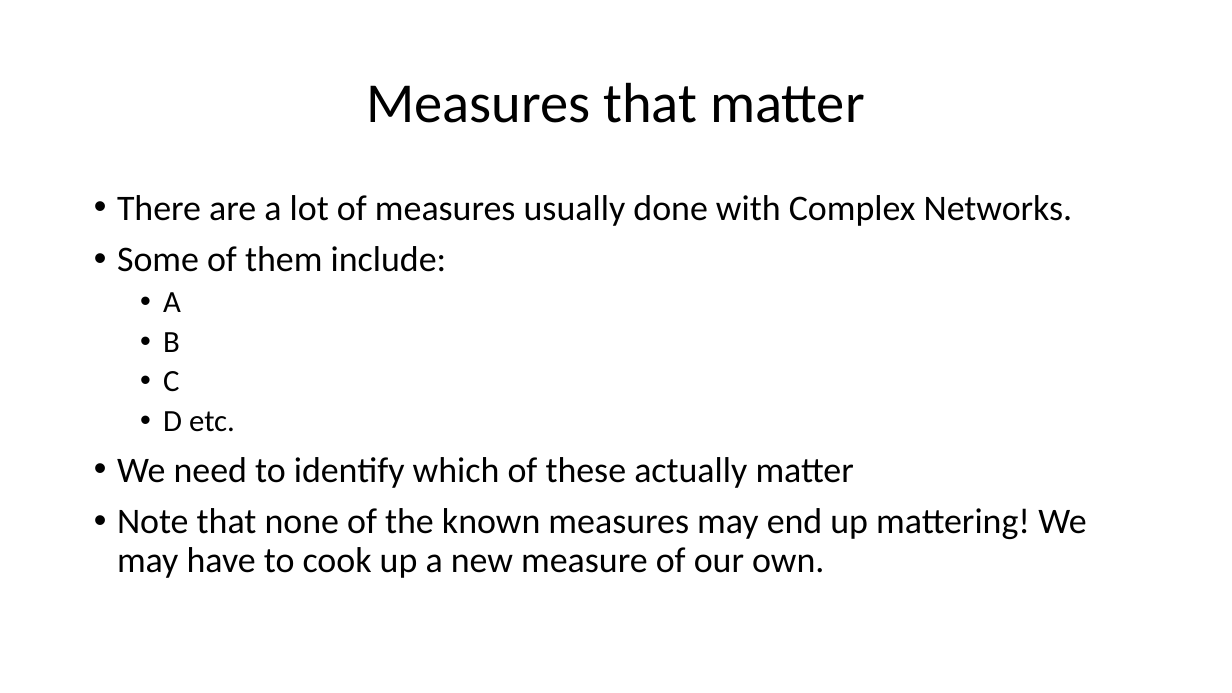
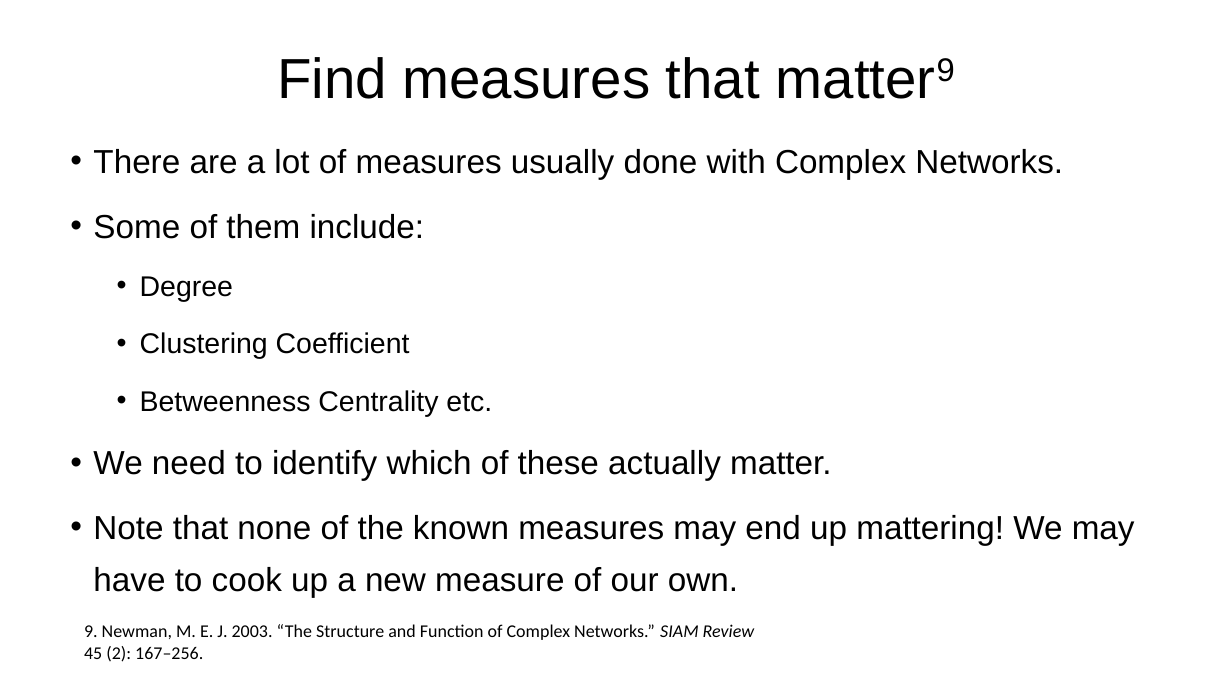
Before and after one commit to VenkiPhy6/seminar-thirdsem, a slide deck: slide 17 of A Primer to Complex Diseases.pptx. Drawn at 1232x693 pixels with LibreOffice and Linux fonts; fonts in the diff are those of the drawing. Boxes give left, top, right and bottom in pixels: in the first picture for what was removed or moved away, otherwise in the second. Text is boxed around its words. In the diff, an @@ line names an element or a change of style, - is before the commit and + after.

```diff
--- a/A Primer to Complex Diseases.pptx
+++ b/A Primer to Complex Diseases.pptx
@@ title at box(277, 57, 760, 99): text changed; font Calibri to Arial @@
-Measures that matter
+Find measures that matter9
@@ text "There are a lot of ...": place and size @@
-text "There are a lot of ..." at box(117, 195, 1086, 578)
+text "There are a lot of ..." at box(93, 149, 1135, 597)
@@ text at box(93, 149, 1135, 597): size 28 to 25.9 pt, font Calibri to Arial in "There are a lot of measures usually ...", "Some of them include:", "Note that none of the known measures ..."; line spacing 0.9 to 1.3 @@
@@ text at box(93, 276, 832, 481): text changed; size 28 to 22.2 pt; font Calibri to Arial @@
-  • A
-  • B
-  • C
-  • D etc.
-• We need to identify which of these actually matter
+  • Degree
+  • Clustering Coefficient
+  • Betweenness Centrality etc.
+• We need to identify which of these actually matter.
@@ text added at box(84, 624, 754, 662), 14 pt, text #000000 @@
+9. Newman, M. E. J. 2003. “The Structure and Function of Complex Networks.” SIAM Review 45 (2): 167–256.
```
Also in this commit, not shown: 13 other slides changed, 5 slides added, 1 slide removed, 2 other files.
